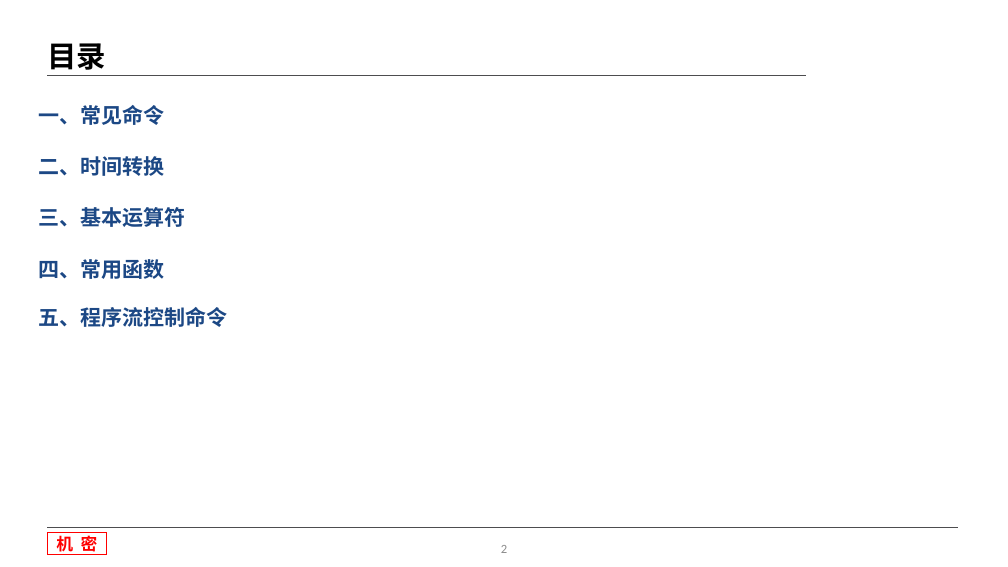
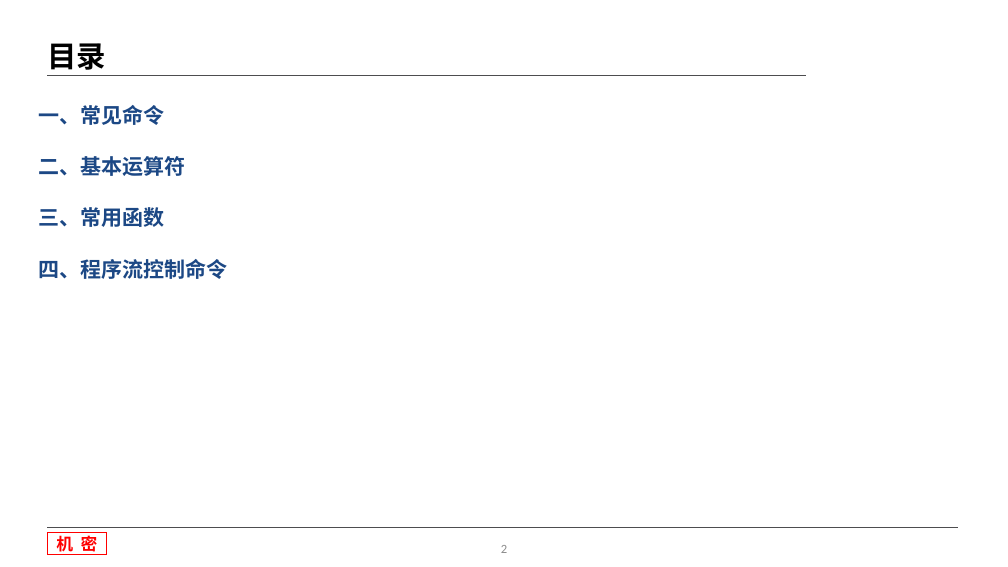
Before and after one commit to wang107014/WorkSpace, a slide deck: slide 2 of 收费-MD/文档/M语言基础知识.pptx. Drawn at 1008x567 pixels with LibreOffice and Linux fonts; fonts in the diff are those of the drawing; background and template pictures are left out. Boxes give left, top, right and bottom in pixels: in the first picture for what was removed or moved away, otherwise in the second. Text is boxed around its words. In the diff, an @@ line names an element or a change of style, - is before the commit and + after.

```diff
--- a/收费-MD/文档/M语言基础知识.pptx
+++ b/收费-MD/文档/M语言基础知识.pptx
@@ text at [38,156,185,176]: text changed @@
-二、时间转换
+二、基本运算符
@@ text at [38,207,164,227]: text changed @@
-三、基本运算符
+三、常用函数
@@ text at [38,259,227,279]: text changed @@
-四、常用函数
+四、程序流控制命令
@@ text removed at [38,307,227,327] @@
-五、程序流控制命令
```
Also in this commit, not shown: 2 other slides changed, 7 slides added, 11 other files.
